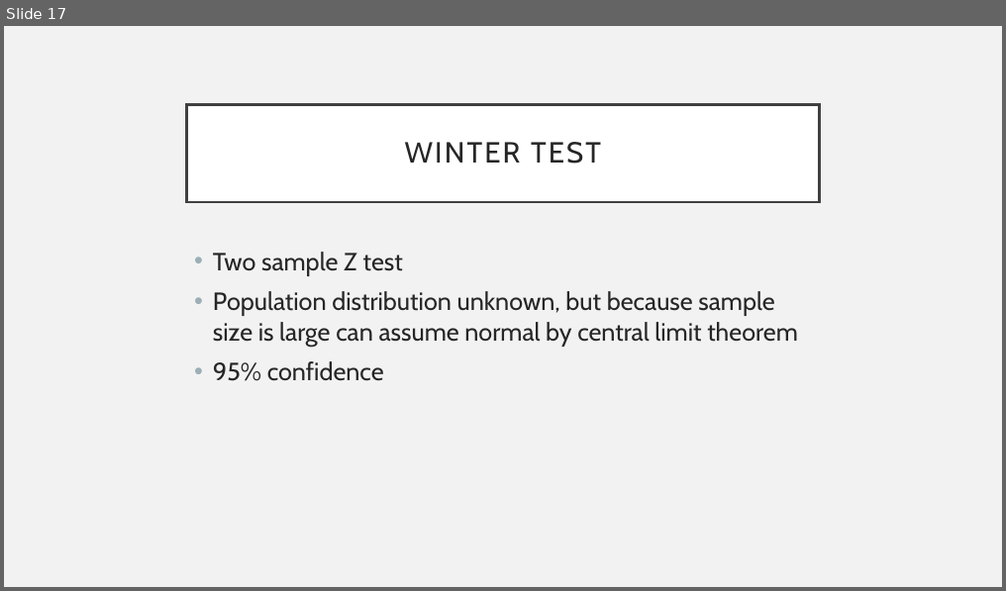
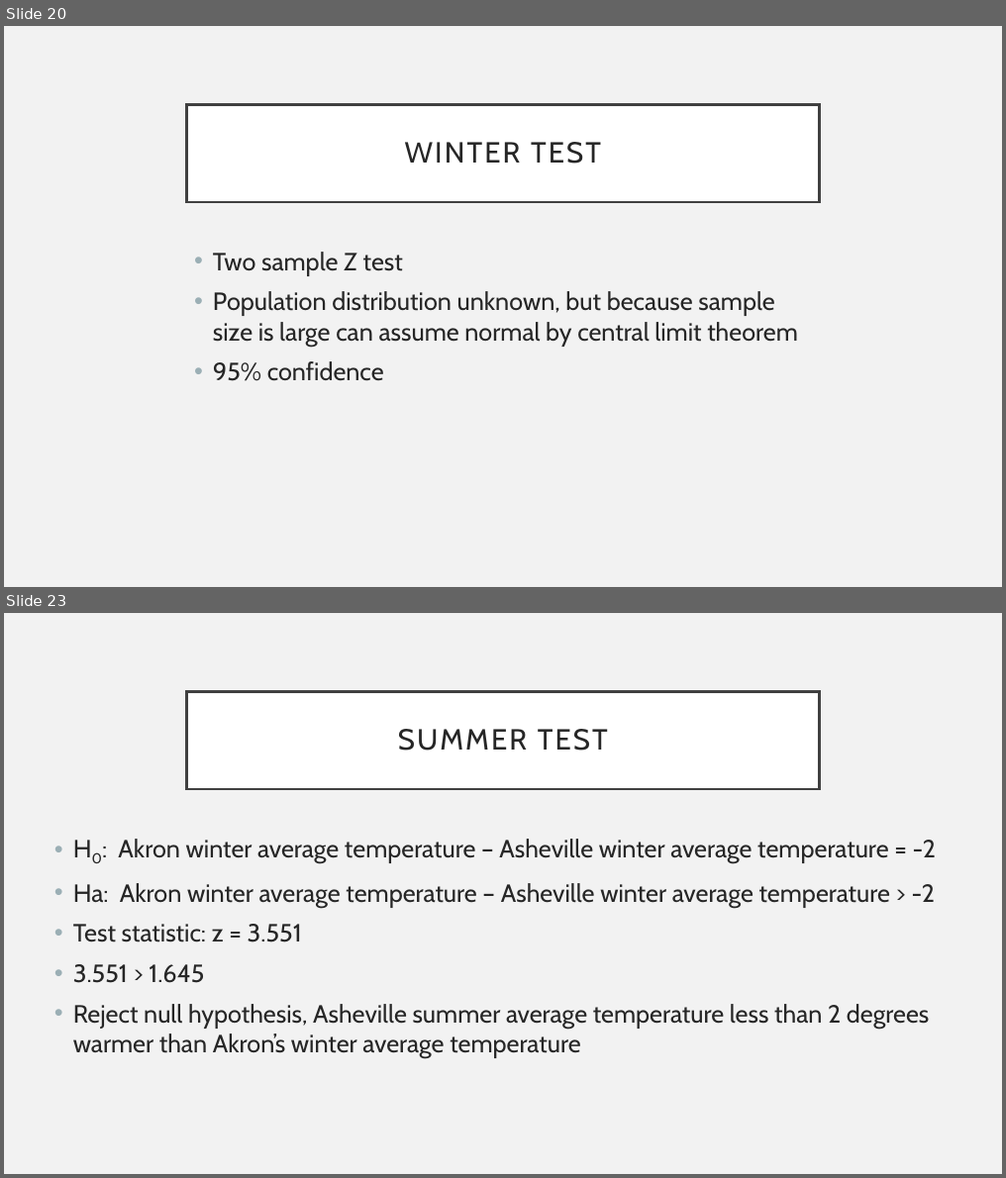
Before and after one commit to EricMaibach/AkronAshevilleWeatherAnalysis, a slide deck: AkronAshevillePresentation.pptx. Shown one above the other, each under a label of ours: slide 17 before the commit, slides 20 and 23 after it; the slides between them are not shown. The pictures are 1006x591 and 1006x1178 pixels, drawn with LibreOffice and Linux fonts; fonts in the diff are those of the drawing. Boxes give left, top, right and bottom in pixels: in the first picture for what was removed or moved away, otherwise in the second. Text is boxed around its words. In the diff, an @@ line names an element or a change of style, - is before the commit and + after.

```diff
--- a/AkronAshevillePresentation.pptx
+++ b/AkronAshevillePresentation.pptx
@@ slide 23 added at [4,613,1002,1174], background #F2F2F2 @@
@@ title added at [187,691,819,789], fill #FFFFFF, outline #404040 2.5 pt, 28 pt, text #262626 @@
+SUMMER TEST
@@ text added at [73,839,936,1059], 24 pt, text #262626 @@
+• H0: Akron winter average temperature – Asheville winter average temperature = -2
+• Ha: Akron winter average temperature – Asheville winter average temperature > -2
+• Test statistic: z = 3.551
+• 3.551 > 1.645
+• Reject null hypothesis, Asheville summer average temperature less than 2 degrees warmer than Akron’s winter average temperature
@@ what was slide 17 is now slide 20 @@
```
Also in this commit, not shown: 4 slides changed, 6 other slides added, 1 slide removed, 1 other file.
